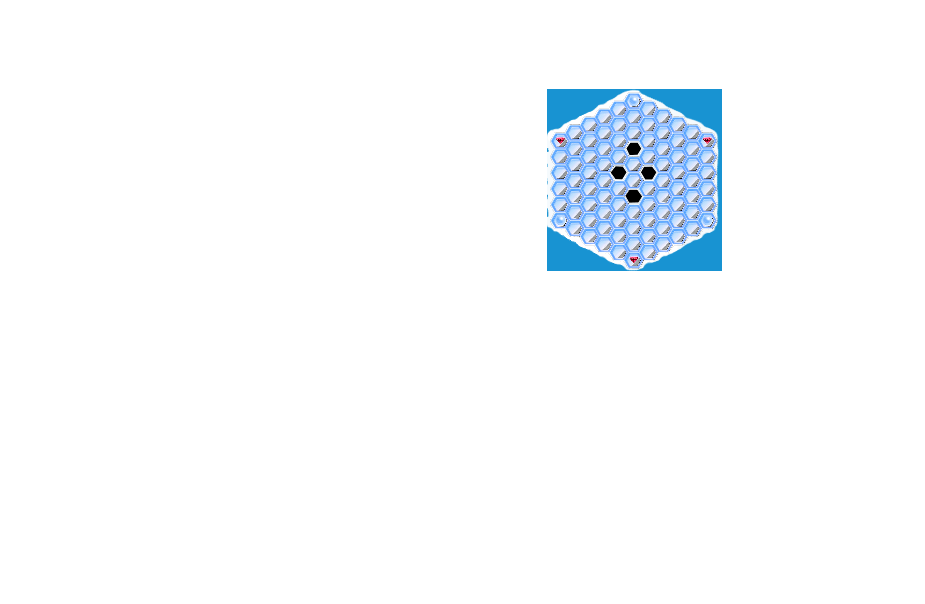
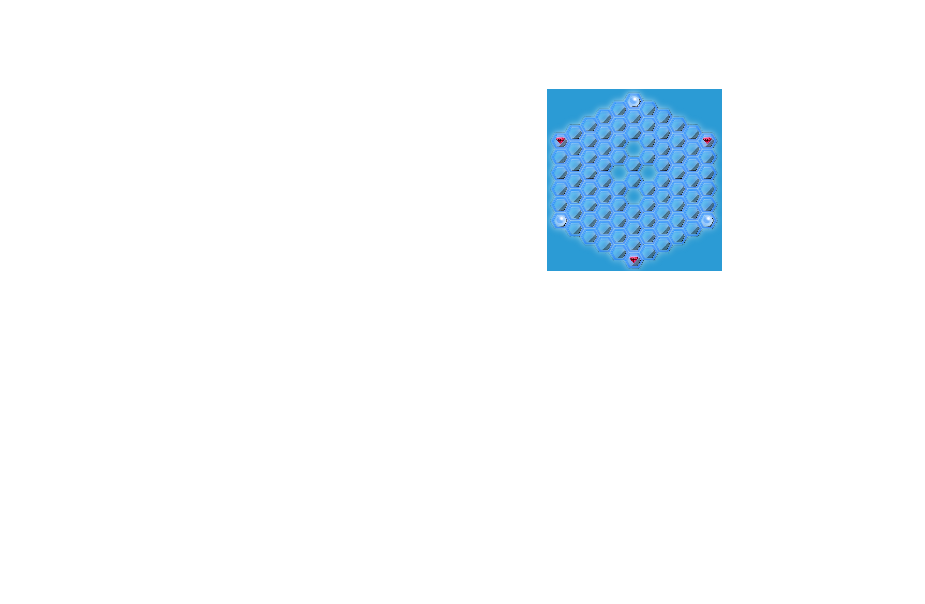
The second 925×604 image is a revision of the first. Changes to its layers:
removed layer "Plateau1.png" over [547, 89, 722, 271]
added layer "Copie de Copie de Plateau1.png" above "F2" over [547, 89, 722, 271]
